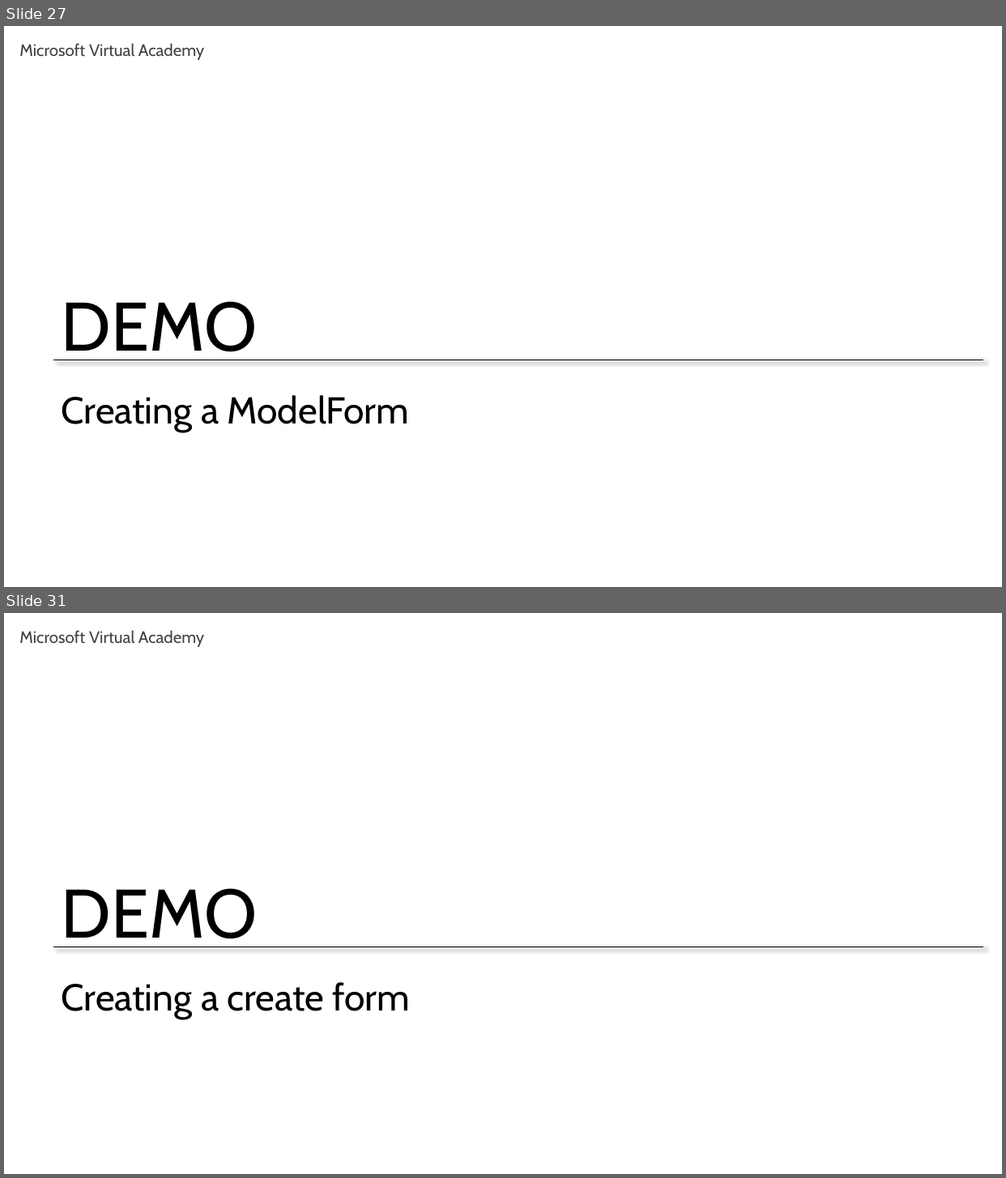
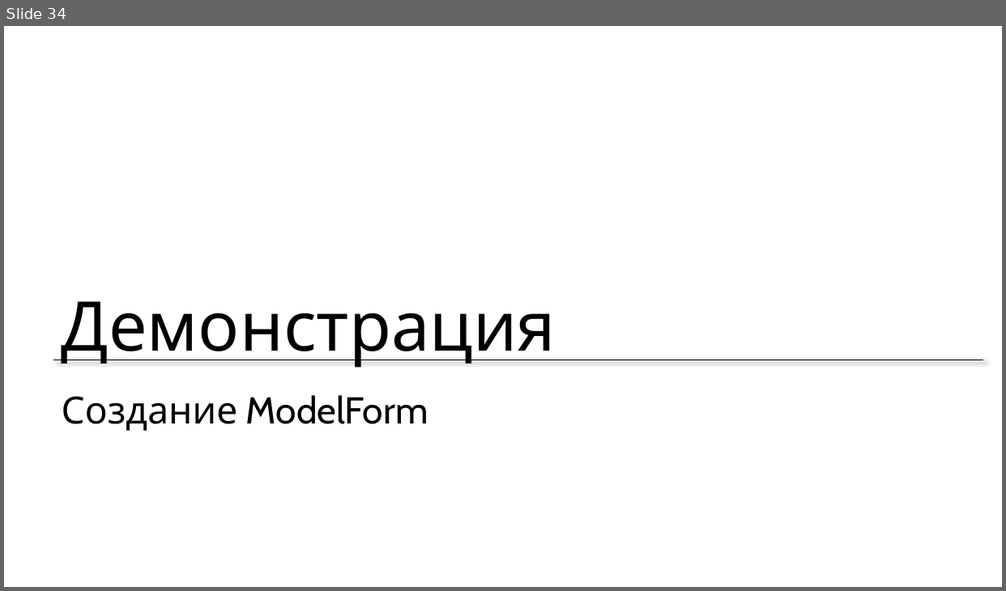
Before and after one commit to maxchv/LearnPython, a slide deck: week13/urls_forms.pptx. Shown one above the other, each under a label of ours: slides 27 and 31 before the commit, slide 34 after it; the slides between them are not shown. The pictures are 1006x1178 and 1006x591 pixels, drawn with LibreOffice and Linux fonts; fonts in the diff are those of the drawing. Boxes give left, top, right and bottom in pixels: in the first picture for what was removed or moved away, otherwise in the second. Text is boxed around its words. In the diff, an @@ line names an element or a change of style, - is before the commit and + after.

```diff
--- a/week13/urls_forms.pptx
+++ b/week13/urls_forms.pptx
@@ slide 31 removed at bbox=[4, 613, 1002, 1174], background #FFFFFF; not listed: 3 template elements that a slide beside it also shows @@
@@ title removed at bbox=[62, 982, 411, 1020] @@
-Creating a create form
@@ what was slide 27 is now slide 34 @@
@@ slide 34 changed as well @@
@@ text removed at bbox=[19, 43, 204, 60] @@
-Microsoft Virtual Academy
@@ text at bbox=[62, 301, 556, 368]: text changed @@
-DEMO
+Демонстрация
@@ title at bbox=[62, 395, 428, 431]: text changed @@
-Creating a ModelForm
+Создание ModelForm
```
Also in this commit, not shown: 6 other slides changed, 28 slides added, 23 other slides removed, 15 other files.
